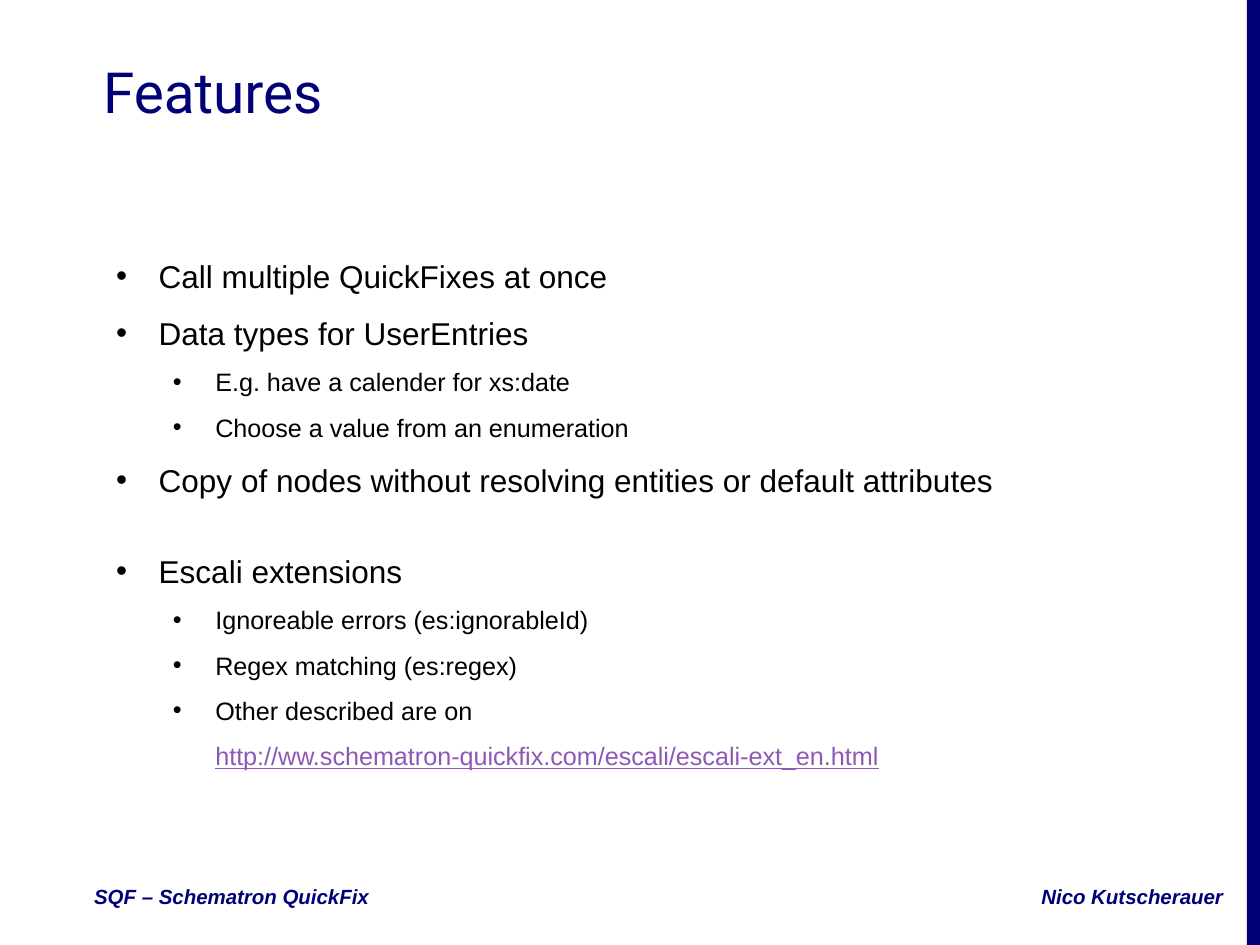
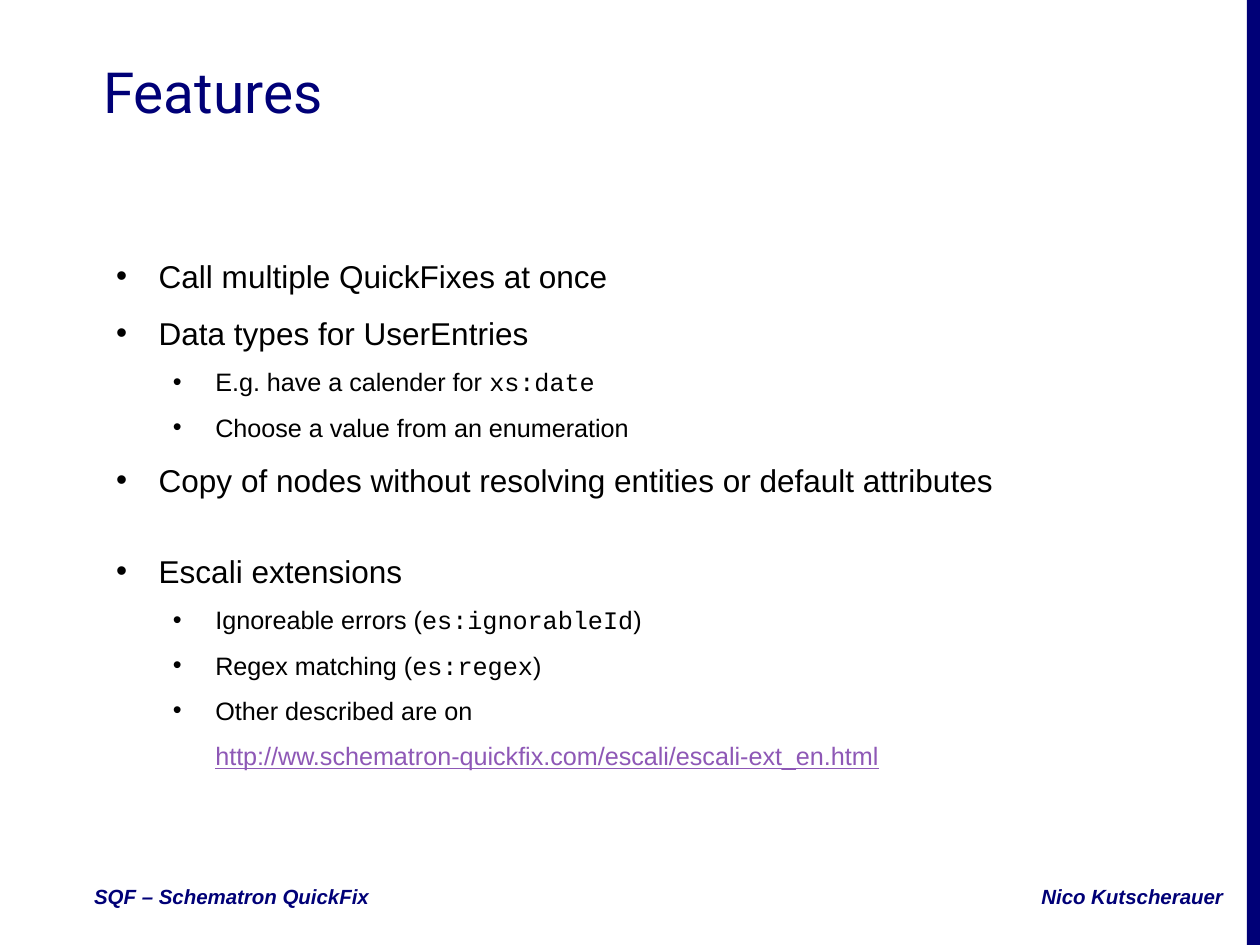
Before and after one commit to nkutsche/SchematronQuickFix-2017-11-17, a slide deck: slide 3 of SQF-Escali.pptx. Drawn at 1260x945 pixels with LibreOffice and Linux fonts; fonts in the diff are those of the drawing; background and template pictures are left out. Boxes give left, top, right and bottom in pixels: in the first picture for what was removed or moved away, otherwise in the second. Text is boxed around its words. In the diff, an @@ line names an element or a change of style, - is before the commit and + after.

```diff
--- a/SQF-Escali.pptx
+++ b/SQF-Escali.pptx
@@ subtitle at (215,372,642,680): font Arial to Courier New in "xs:date", "(es:ignorableId)", "(es:regex)" @@
```
Also in this commit, not shown: 2 other slides changed, 1 slide added, 1 other file.
